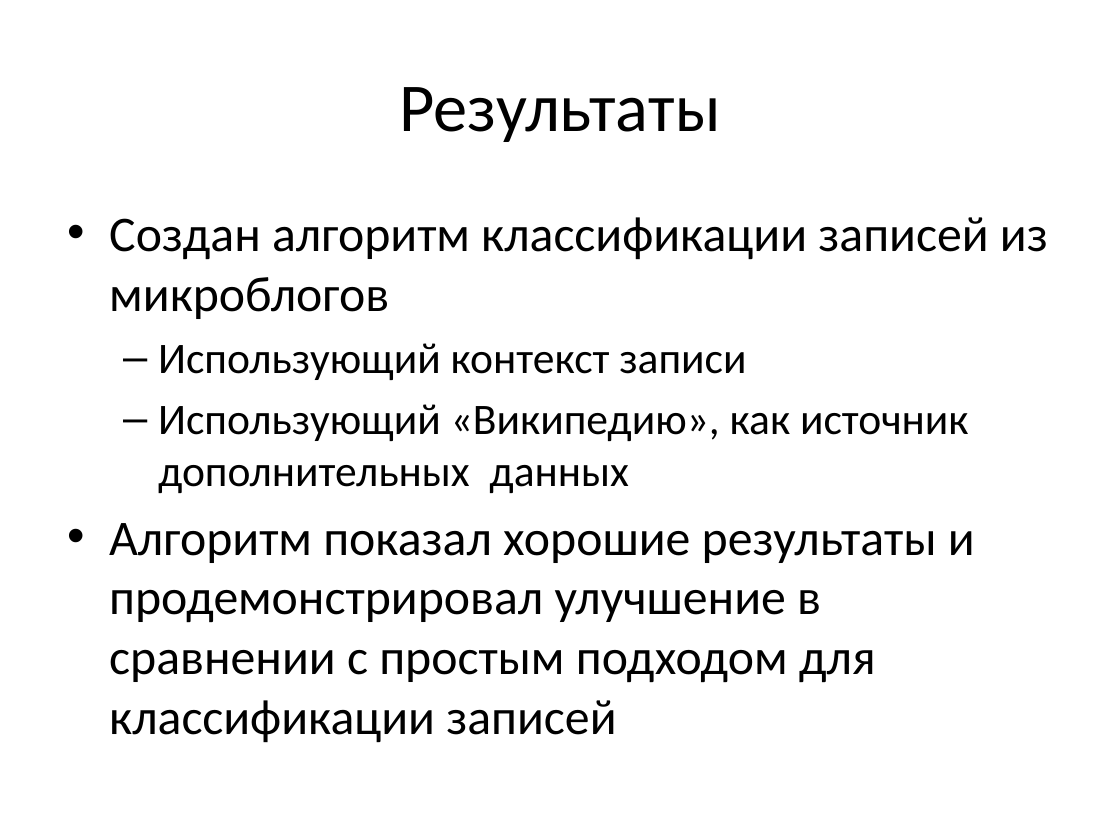
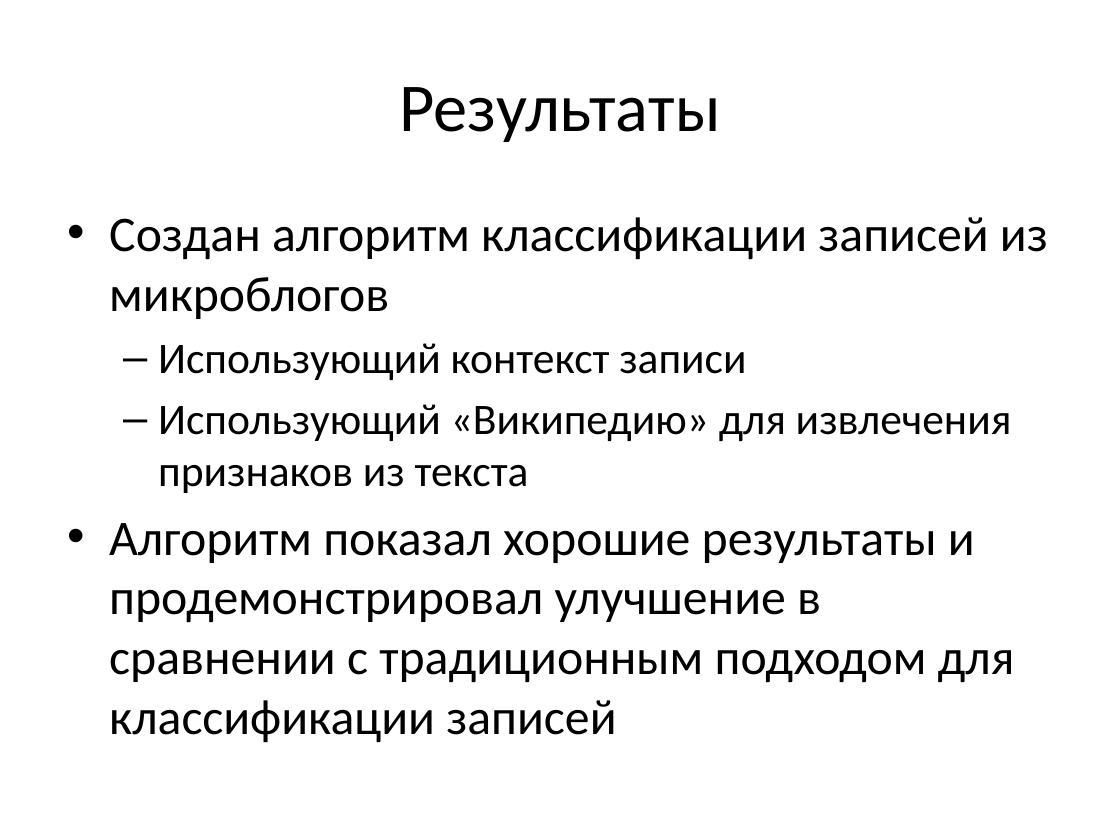
Before and after one commit to ttim/Diploma, a slide deck: slide 12 of docs/diploma.pptx (slide 9 before the commit). Drawn at 1120x840 pixels with LibreOffice and Linux fonts; fonts in the diff are those of the drawing. Boxes give left, top, right and bottom in pixels: in the first picture for what was removed or moved away, otherwise in the second. Text is boxed around its words. In the diff, an @@ line names an element or a change of style, - is before the commit and + after.

```diff
--- a/docs/diploma.pptx
+++ b/docs/diploma.pptx
@@ text at (109,404,1015,743): text changed @@
-  – Использующий «Википедию», как источник дополнительных данных
-• Алгоритм показал хорошие результаты и продемонстрировал улучшение в сравнении с простым подходом для классификации записей
+  – Использующий «Википедию» для извлечения признаков из текста
+• Алгоритм показал хорошие результаты и продемонстрировал улучшение в сравнении с традиционным подходом для классификации записей
```
Also in this commit, not shown: 5 other slides changed, 3 slides added, 1 other file.
